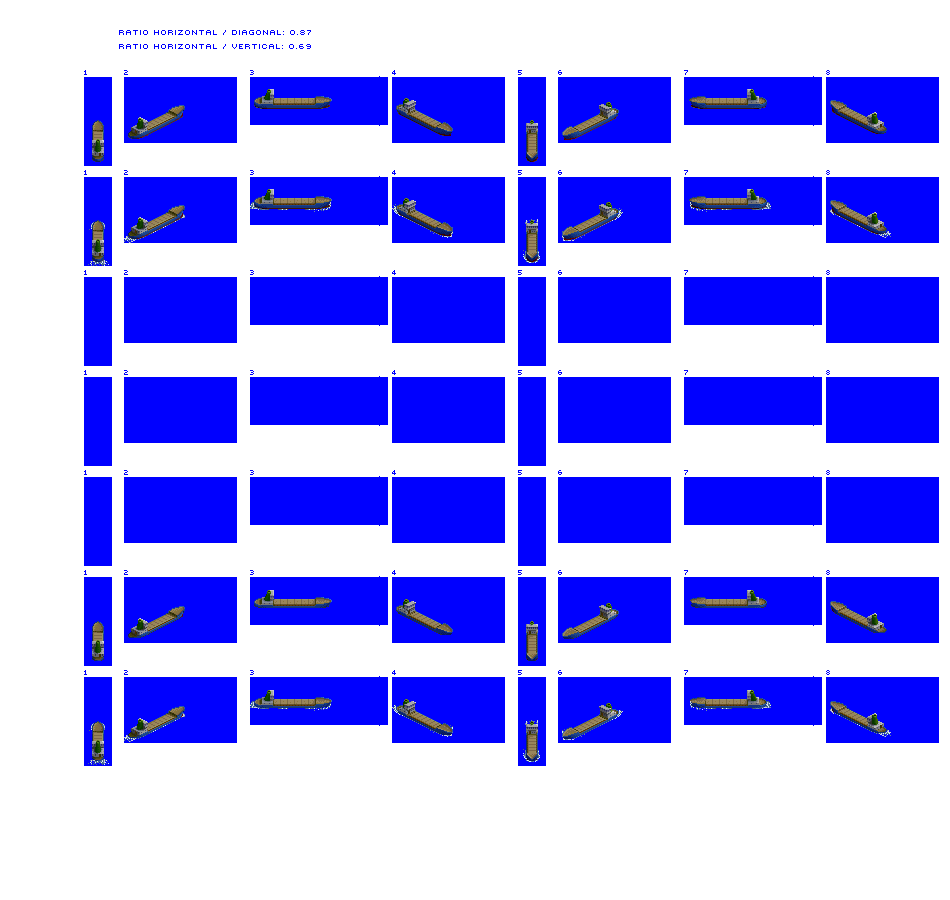
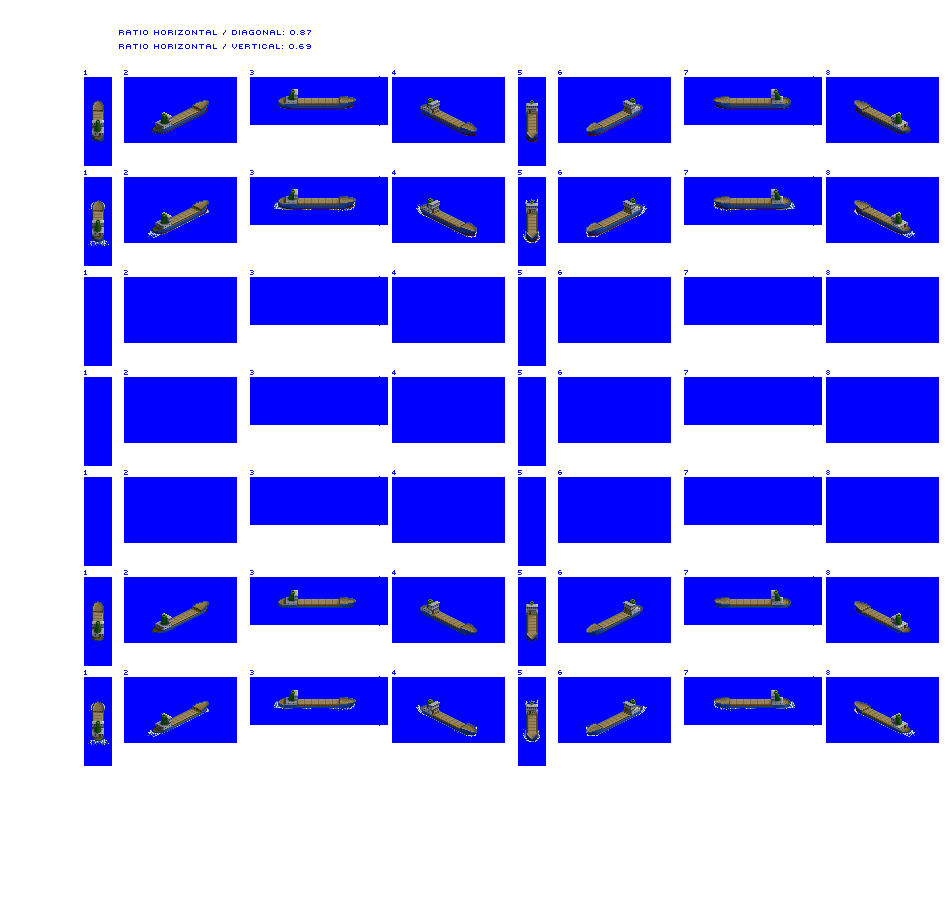
The second 950x900 image is a revision of the first. Changes to its layers:
"Hatch covers": blend normal → dissolve, painted on it over [left=93, top=98, right=892, bottom=753]
painted on "Trader unloaded" over [left=92, top=89, right=911, bottom=262]
painted on "Trader loaded" over [left=92, top=590, right=911, bottom=761]
painted on "prop / bow wash" over [left=88, top=199, right=915, bottom=765]
